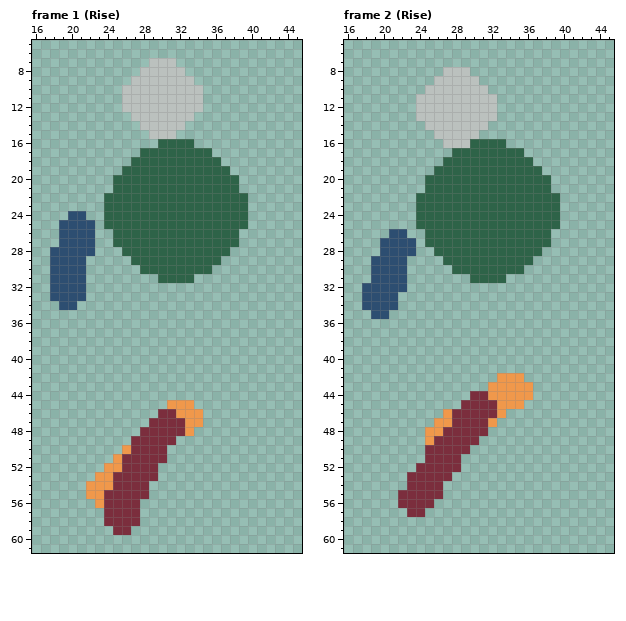
Pixel-art file, stored at Biogenesis_SNZA/Assets/Sprites/Liora/Liora_Jump.aseprite. The picture above was drawn from the file before the commit.
64x64 pixels, 12 frames. Shown: frame 1 (Rise): x 16..45, y 5..61; frame 2 (Rise): x 16..45, y 5..61. The commit also changed other frames, which this record leaves out.
And afterwards:
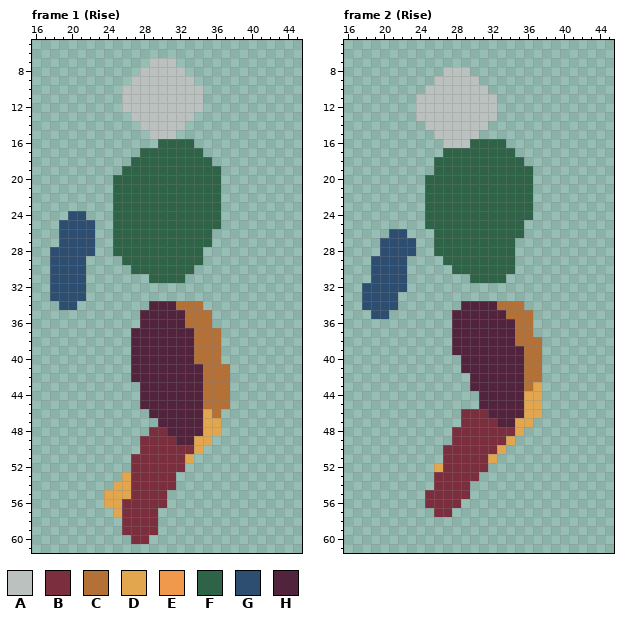
Palette (. is transparent): A #bbc1be  B #7b2e3d  C #b47137  D #e1a64e  E #f0984b  F #2e6348  G #2d4e71  H #52233c
The author wrote: Personal Jump y Jump Unity Actualizados
The exact change:
layer "Layer 3" added
layer "Group 1/LLeg" removed
layer "Group 1/Leg" removed
layer "Group 1/Chest" removed
--- frame 1 (Rise)
@@ x 16..45 @@
 16 ..............FFFF............
-17 ............FFFFFFFF..........
-18 ...........FFFFFFFFFF.........
-19 ..........FFFFFFFFFFFF........
-20 .........FFFFFFFFFFFFFF.......
-21 .........FFFFFFFFFFFFFF.......
-22 ........FFFFFFFFFFFFFFFF......
-23 ........FFFFFFFFFFFFFFFF......
-24 ....GG..FFFFFFFFFFFFFFFF......
-25 ...GGGG.FFFFFFFFFFFFFFFF......
-26 ...GGGG..FFFFFFFFFFFFFF.......
-27 ...GGGG..FFFFFFFFFFFFFF.......
-28 ..GGGGG...FFFFFFFFFFFF........
-29 ..GGGG.....FFFFFFFFFF.........
-30 ..GGGG......FFFFFFFF..........
-31 ..GGGG........FFFF............
+17 ............FFFFFFF...........
+18 ...........FFFFFFFFF..........
+19 ..........FFFFFFFFFFF.........
+20 .........FFFFFFFFFFFF.........
+21 .........FFFFFFFFFFFF.........
+22 .........FFFFFFFFFFFF.........
+23 .........FFFFFFFFFFFF.........
+24 ....GG...FFFFFFFFFFFF.........
+25 ...GGGG..FFFFFFFFFFFF.........
+26 ...GGGG..FFFFFFFFFFF..........
+27 ...GGGG..FFFFFFFFFFF..........
+28 ..GGGGG..FFFFFFFFFF...........
+29 ..GGGG....FFFFFFFFF...........
+30 ..GGGG.....FFFFFFF............
+31 ..GGGG.......FFFF.............
 32 ..GGGG........................
 33 ..GGGG........................
-34 ...GG.........................
-35 ..............................
-36 ..............................
-37 ..............................
-38 ..............................
-39 ..............................
-40 ..............................
-41 ..............................
-42 ..............................
-43 ..............................
-44 ..............................
-45 ...............EEE............
-46 ..............BBEEE...........
-47 .............BBBBEE...........
-48 ............BBBBBE............
-49 ...........BBBBB..............
-50 ..........EBBBB...............
-51 .........EBBBBB...............
-52 ........EEBBBB................
-53 .......EEBBBBB................
-54 ......EEEBBBB.................
-55 ......EEBBBBB.................
-56 .......EBBBB..................
-57 ........BBBB..................
-58 ........BBBB..................
-59 .........BB...................
-60 ..............................
+34 ...GG........HHHCCC...........
+35 ............HHHHHCCC..........
+36 ............HHHHHCCC..........
+37 ...........HHHHHHHCCC.........
+38 ...........HHHHHHHCCC.........
+39 ...........HHHHHHHCCC.........
+40 ...........HHHHHHHCCC.........
+41 ...........HHHHHHHHCCC........
+42 ...........HHHHHHHHCCC........
+43 ............HHHHHHHCCC........
+44 ............HHHHHHHCCC........
+45 ............HHHHHHHCCC........
+46 .............HHHHHHDC.........
+47 ..............HHHHHDD.........
+48 .............BBHHHHDD.........
+49 ............BBBBHHDD..........
+50 ............BBBBBBD...........
+51 ...........BBBBBBD............
+52 ...........BBBBBB.............
+53 ..........DBBBBB..............
+54 .........DDBBBBB..............
+55 ........DDDBBBB...............
+56 ........DDBBBBB...............
+57 .........DBBBB................
+58 ..........BBBB................
+59 ..........BBBB................
+60 ...........BB.................
 61 ..............................
--- frame 2 (Rise)
@@ x 22..41 @@
 16 .....AAAFFFF........
-17 ......FFFFFFFF......
-18 .....FFFFFFFFFF.....
-19 ....FFFFFFFFFFFF....
-20 ...FFFFFFFFFFFFFF...
-21 ...FFFFFFFFFFFFFF...
-22 ..FFFFFFFFFFFFFFFF..
-23 ..FFFFFFFFFFFFFFFF..
-24 ..FFFFFFFFFFFFFFFF..
-25 ..FFFFFFFFFFFFFFFF..
-26 G..FFFFFFFFFFFFFF...
-27 GG.FFFFFFFFFFFFFF...
-28 GG..FFFFFFFFFFFF....
-29 G....FFFFFFFFFF.....
-30 G.....FFFFFFFF......
+17 .....FFFFFFFF.......
+18 ....FFFFFFFFFF......
+19 ....FFFFFFFFFFF.....
+20 ...FFFFFFFFFFFF.....
+21 ...FFFFFFFFFFFF.....
+22 ...FFFFFFFFFFFF.....
+23 ...FFFFFFFFFFFF.....
+24 ...FFFFFFFFFFFF.....
+25 ...FFFFFFFFFFF......
+26 G...FFFFFFFFFF......
+27 GG..FFFFFFFFF.......
+28 GG..FFFFFFFFF.......
+29 G....FFFFFFFF.......
+30 G.....FFFFFFF.......
 31 G.......FFFF........
@@ x 20..39 @@
 33 GG..................
-34 GG..................
-35 G...................
-36 ....................
-37 ....................
-38 ....................
-39 ....................
-40 ....................
-41 ....................
-42 .............EEE....
-43 ............EEEEE...
-44 ..........BBEEEEE...
-45 .........BBBBEEE....
-46 .......EBBBBBE......
-47 ......EEBBBBE.......
-48 .....EEBBBBB........
-49 .....EBBBBB.........
-50 .....BBBBB..........
-51 .....BBBB...........
-52 ....BBBBB...........
-53 ...BBBBB............
-54 ...BBBB.............
-55 ..BBBBB.............
-56 ..BBBB..............
-57 ...BB...............
+34 GG.......HHHHCCC....
+35 G.......HHHHHHCCC...
+36 ........HHHHHHHCC...
+37 ........HHHHHHHCC...
+38 ........HHHHHHHCCC..
+39 ........HHHHHHHHCC..
+40 .........HHHHHHHCC..
+41 .........HHHHHHHCC..
+42 ..........HHHHHHCC..
+43 ..........HHHHHHCD..
+44 ...........HHHHHDD..
+45 ...........HHHHHDD..
+46 .........BBBHHHHDD..
+47 .........BBBBHHDD...
+48 ........BBBBBBBD....
+49 ........BBBBBBD.....
+50 .......BBBBBBD......
+51 .......BBBBBD.......
+52 ......DBBBBB........
+53 ......BBBBB.........
+54 ......BBBB..........
+55 .....BBBBB..........
+56 .....BBBB...........
+57 ......BB............
 58 ....................
Changed places in both pictures, as pixel boxes (x1, y1, x2, y2):
changed: (86, 148, 248, 544)
changed: (398, 148, 560, 517)
